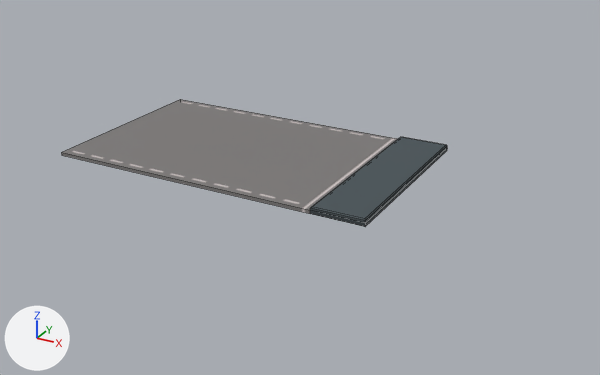
Renders of the FBX model Assets/Models/scenes models/map.fbx from each side of a commit.
Camera for both pictures: a camera (50 mm lens) standing at (11.75, -19.78, 9.08) and looking at (1.07, -0.36, -0.63). Lighting does not change. The marker at lower left points along +X, +Y and +Z. The first picture is the older version. Mesh edges are drawn as thin lines. Where no turn or scale is listed for an object, it has been applied to the vertices.

Script lines for the objects in view, before the commit:
```python
me_road_001 = bpy.data.meshes.new('road.001')
me_road_001.from_pydata(...)  # 20 vertices, 18 faces; spans x -5.6..4.31, y -2.95..2.95, z 0.0..0.19
me_road_001.materials.append(mat_material)  # picture img_atlas_png
ob_road = bpy.data.objects.new('road', me_road_001)
ob_road.location = (0.0, 0.0, 0.0)
```
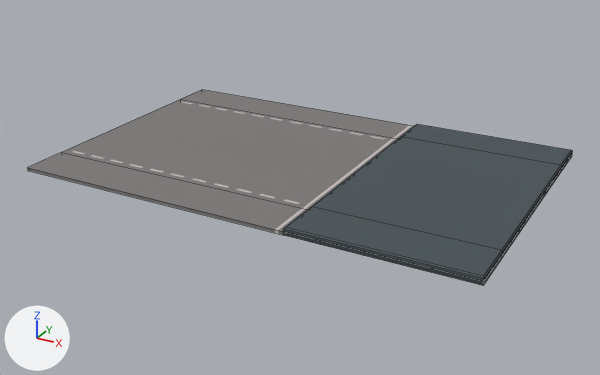
Commit message: car map fix

Where the change shows, as pixel boxes (x1, y1, x2, y2) in the pictures (600 x 375 px):
'road', reshaped (41% wider, 52% taller): before (61, 99, 447, 227); after (27, 90, 573, 285)
part 1 of me_road_001, built on: before (61, 137, 447, 227); after (27, 90, 573, 285)

The change, as a list of edits to the scene's bpy script:
```text
Change me_road_001:
    used by ob_road; location = (0.0, 0.0, 0.0)
    remove me_road_001.from_pydata(...)  # 20 vertices, 18 faces; spans x -5.6..4.31, y -2.95..2.95, z 0.0..0.19
    add me_road_001.from_pydata(...)  # 40 vertices, 38 faces; spans x -5.6..7.72, y -4.31..4.31, z 0.0..0.19
    me_road_001 part 1
    4 vertices are removed from x 4.31, y -2.95..2.95, z 0.0..0.1
    11 faces are deleted
    4 vertices move from x 4.28..4.31, y -2.95..2.95, z 0.16..0.19 to x 2.78..2.82, y -4.31..4.31, z 0.16..0.19
    12 vertices are added at x 7.69..7.72, y -4.31..4.31, z 0.0..0.19
    6 new vertices lie (0.0, 1.36, 0.0) away from vertices in x -5.6..7.72, y -4.31..2.95, z 0.0..0.16
    6 new vertices lie (0.0, -1.36, 0.0) away from vertices in x -5.6..7.72, y -2.95..4.31, z 0.0..0.16
    31 new faces join them
```
